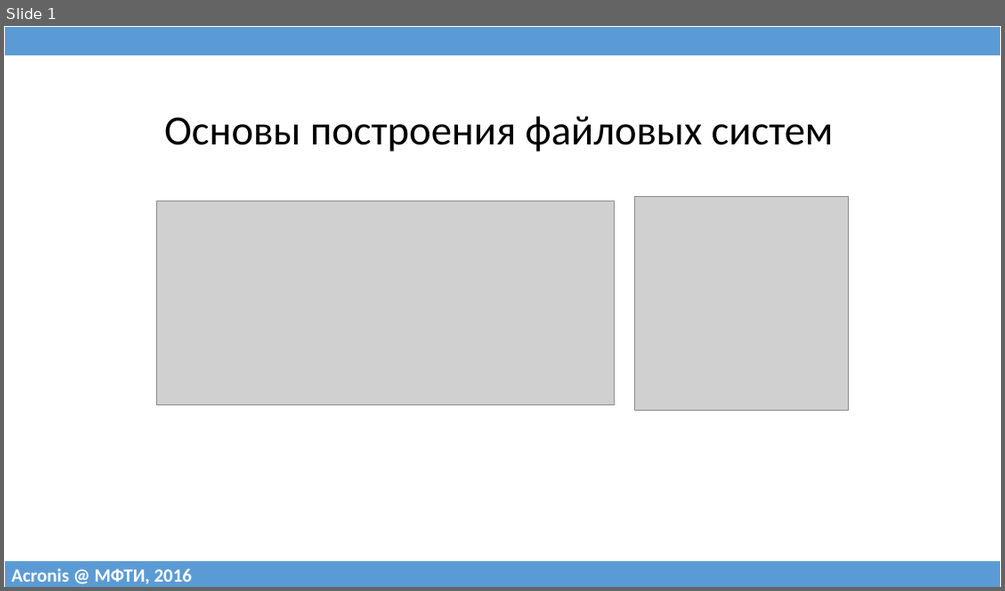
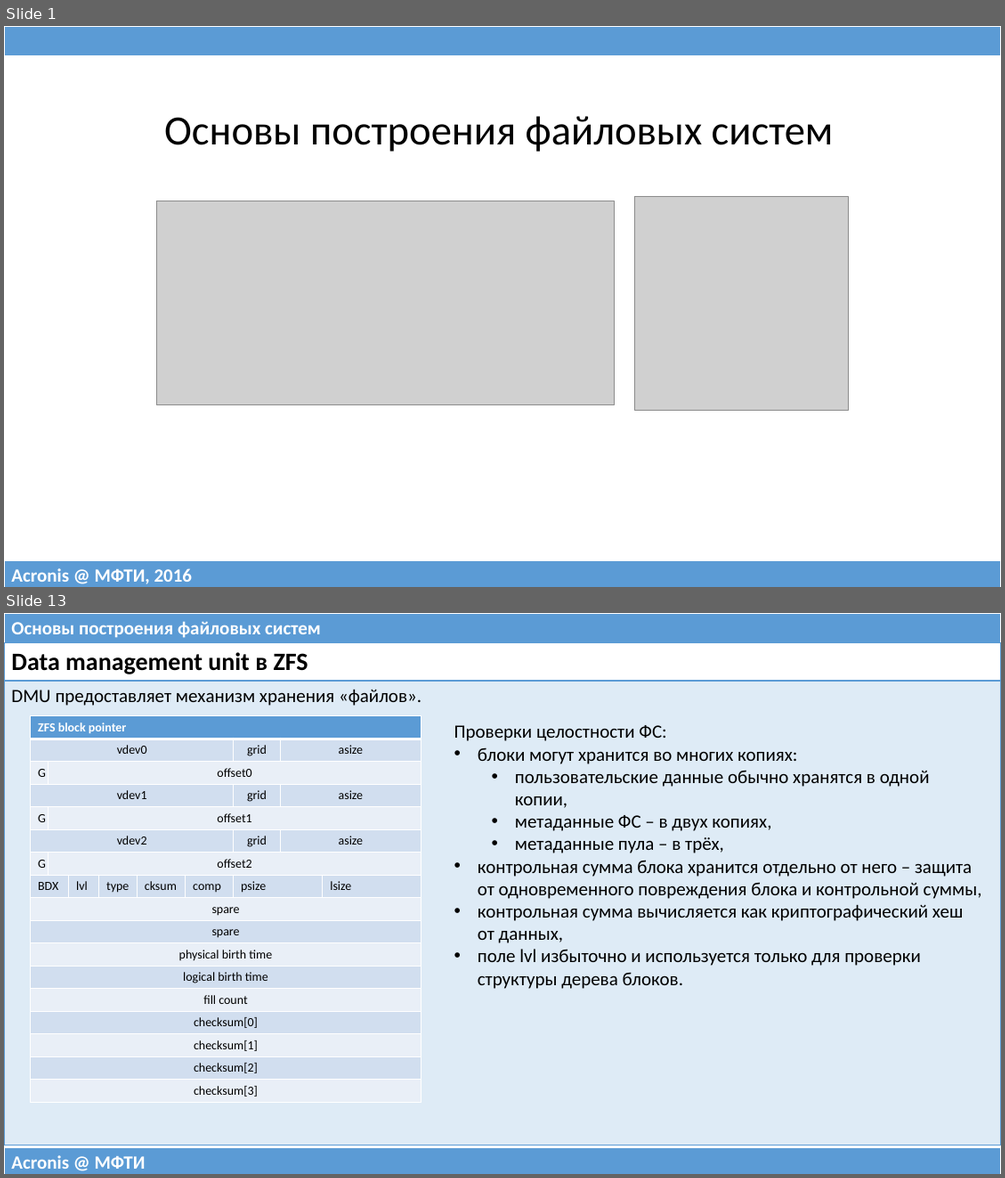
Before and after one commit to 75cc8545e7b021ed280ed0ef99fc7fc4/filesystems-101, a slide deck: talks/src/class09.pptx. Shown one above the other, each under a label of ours: slide 1 before the commit, slides 1 and 13 after it; the slides between them are not shown. The pictures are 1005x591 and 1005x1178 pixels, drawn with LibreOffice and Linux fonts; fonts in the diff are those of the drawing; grey boxes stand for pictures. Boxes give left, top, right and bottom in pixels: in the first picture for what was removed or moved away, otherwise in the second. Text is boxed around its words. In the diff, an @@ line names an element or a change of style, - is before the commit and + after.

```diff
--- a/talks/src/class09.pptx
+++ b/talks/src/class09.pptx
@@ slide 13 added at (x1=4, y1=613, x2=1001, y2=1174), background #FFFFFF @@
@@ table added at (x1=4, y1=613, x2=1001, y2=643), 1 rows, 1 columns @@
+Основы построения файловых систем
@@ table added at (x1=4, y1=643, x2=1001, y2=1136), 2 rows, 1 columns @@
+Data management unit в ZFS
+DMU предоставляет механизм хранения «файлов».
@@ table added at (x1=30, y1=716, x2=421, y2=1100), 17 rows, 9 columns @@
+ZFS block pointer |  |  |  |  |  |  |  | 
+vdev0 |  |  |  |  |  | grid | asize | 
+G | offset0 |  |  |  |  |  |  | 
+vdev1 |  |  |  |  |  | grid | asize | 
+G | offset1 |  |  |  |  |  |  | 
+vdev2 |  |  |  |  |  | grid | asize | 
+G | offset2 |  |  |  |  |  |  | 
+BDX |  | lvl | type | cksum | comp | psize |  | lsize
+spare |  |  |  |  |  |  |  | 
+spare |  |  |  |  |  |  |  | 
+physical birth time |  |  |  |  |  |  |  | 
+logical birth time |  |  |  |  |  |  |  | 
+fill count |  |  |  |  |  |  |  | 
+checksum[0] |  |  |  |  |  |  |  | 
+checksum[1] |  |  |  |  |  |  |  | 
+checksum[2] |  |  |  |  |  |  |  | 
+checksum[3] |  |  |  |  |  |  |  | 
@@ text added at (x1=454, y1=725, x2=982, y2=989), 18 pt, text #000000 @@
+Проверки целостности ФС:
+• блоки могут хранится во многих копиях:
+  • пользовательские данные обычно хранятся в одной копии,
+  • метаданные ФС – в двух копиях,
+  • метаданные пула – в трёх,
+• контрольная сумма блока хранится отдельно от него – защита от одновременного повреждения блока и контрольной суммы,
+• контрольная сумма вычисляется как криптографический хеш от данных,
+• поле lvl избыточно и используется только для проверки структуры дерева блоков.
@@ table added at (x1=4, y1=1147, x2=1001, y2=1174), 1 rows, 1 columns @@
+Acronis @ МФТИ
```
Also in this commit, not shown: 5 slides changed, 13 other slides added, 18 slides removed, 1 other file.
